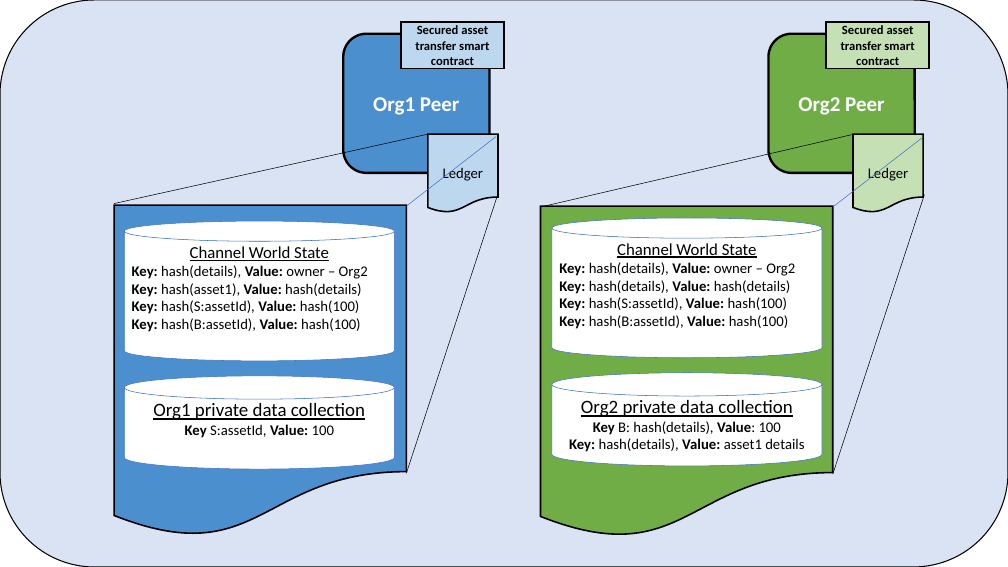
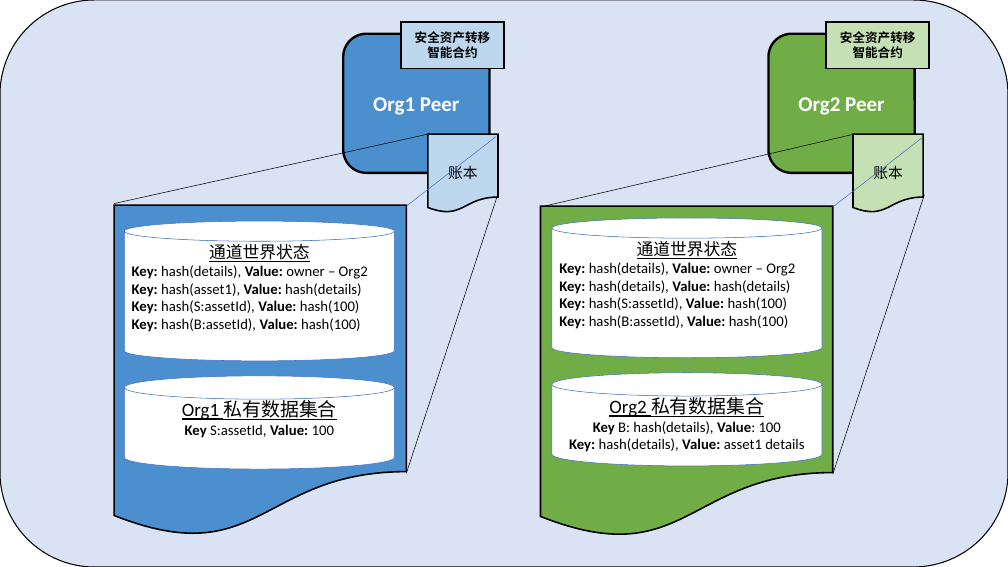
Before and after one commit to hyperledger/fabric-docs-i18n, a slide deck: slide 3 of docs/locale/zh_CN/source/secured_asset_transfer/transfer_assets_images.pptx. Drawn at 1008x567 pixels with LibreOffice and Linux fonts; fonts in the diff are those of the drawing. Boxes give left, top, right and bottom in pixels: in the first picture for what was removed or moved away, otherwise in the second. Text is boxed around its words. In the diff, an @@ line names an element or a change of style, - is before the commit and + after.

Commit message:
review transfer_assets_images zh_CN

```diff
--- a/docs/locale/zh_CN/source/secured_asset_transfer/transfer_assets_images.pptx
+++ b/docs/locale/zh_CN/source/secured_asset_transfer/transfer_assets_images.pptx
@@ text in rounded rectangle at [415, 31, 491, 58]: text changed @@
-Secured asset transfer smart contract
+安全资产转移智能合约
@@ text in rounded rectangle at [840, 31, 916, 58]: text changed @@
-Secured asset transfer smart contract
+安全资产转移智能合约
@@ text in freeform shape at [448, 164, 477, 179]: text changed @@
-Ledger
+账本
@@ text in freeform shape at [873, 164, 902, 179]: text changed @@
-Ledger
+账本
@@ text in cylinder at [637, 238, 737, 259]: text changed @@
-Channel World State
+通道世界状态
@@ text in cylinder at [209, 241, 309, 262]: text changed @@
-Channel World State
+通道世界状态
@@ text in cylinder at [182, 397, 336, 420]: text changed @@
-Org1 private data collection
+Org1 私有数据集合
@@ text in cylinder at [609, 394, 764, 417]: text changed @@
-Org2 private data collection
+Org2 私有数据集合
```
Also in this commit, not shown: 2 other slides changed, 4 other files.
